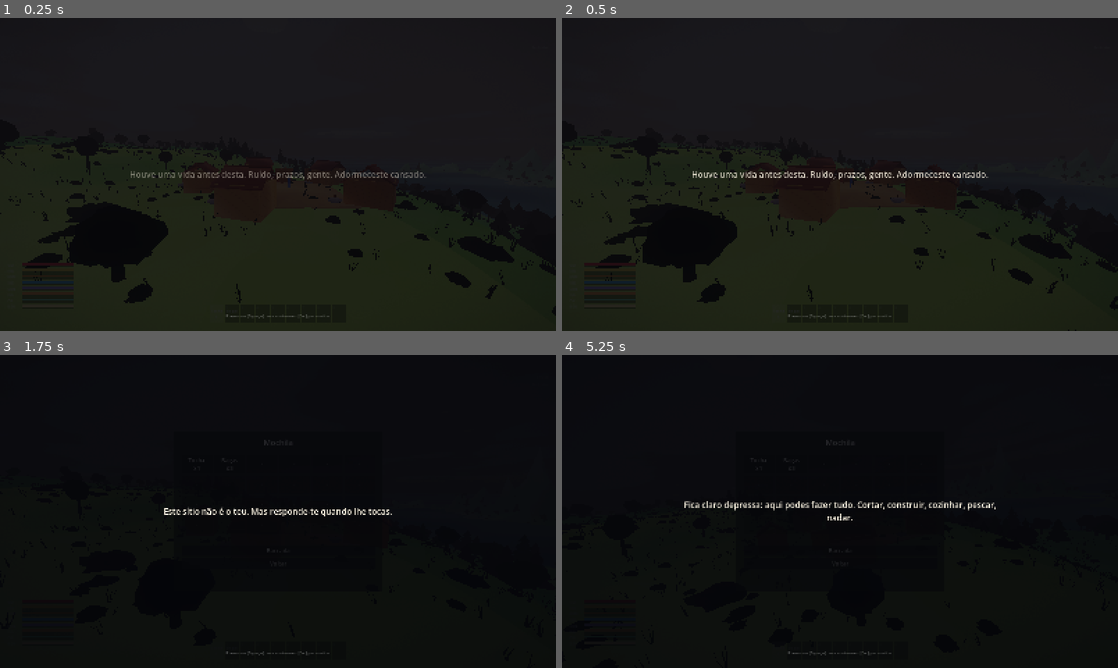
Above: before the commit, frames 1-4 (two rows, left to right).
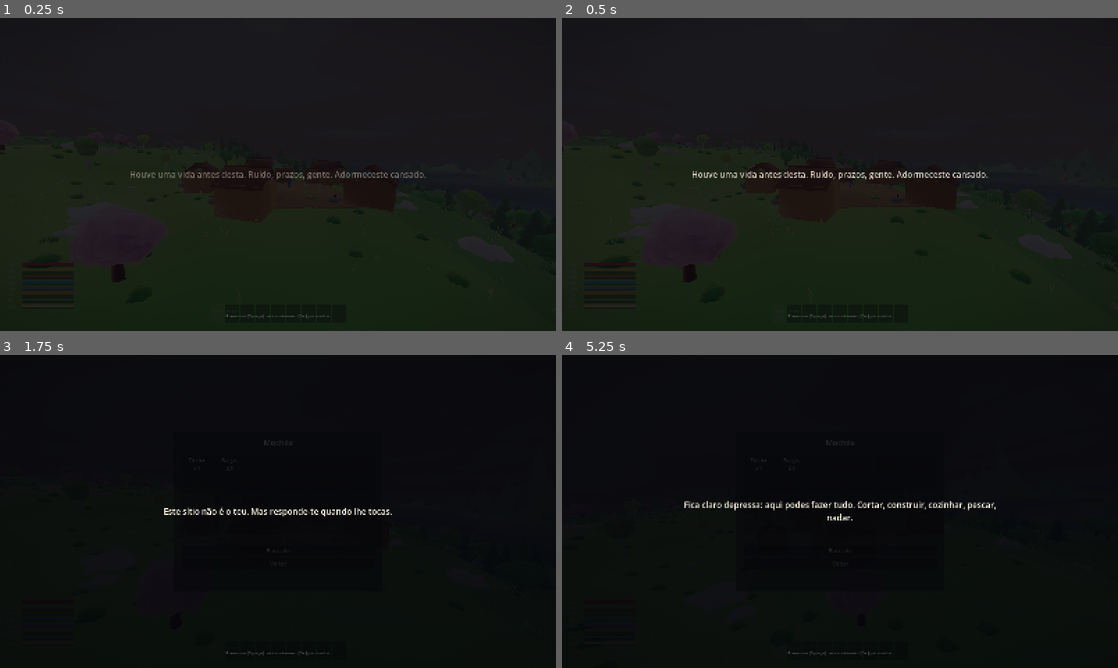
Above: after the commit, the same moments.

Repository: edmundo738/Blessed
Game: Godot game, scene res://scenes/main.tscn
Two runs of this game, one before a commit and one after it. Both use one fixed random seed, a clock stepped at 60 frames per second and the inputs below.
Inputs (mouse positions are in pixels of both pictures, inside the frame that each line leads up to):
- Up to frame 1 (0.25 s): no input
- Up to frame 2 (0.5 s): no input
- Up to frame 3 (1.75 s): tap Enter at 0.5 s; move the mouse to (400, 495) at 0.52 s; press the mouse at (400, 495) at 0.53 s; hold E (lean_right) 0.53-1.28 s; tap Space (jump) at 0.77, 1.52 s; move the mouse to (166, 527) at 1.27 s; release the mouse at (166, 527) at 1.28 s; hold S (move_back) from 1.28 s (still down); tap Tab (bag) at 1.35 s; click (166, 527) at 1.55 s
- Up to frame 4 (5.25 s): release S (move_back) at 2 s; click "Tocha x1" at 2 s; click "Bagas x3" at 2.75 s; click "Bancada" at 3.5 s; click "Voltar" at 4.25 s; tap Space (jump) at 5 s; move the mouse to (895, 442) at 5.02 s; hold E (lean_right) from 5.03 s (still down); hold B (build) from 5.03 s (still down)

The runs differ from the first frame. In frame 1, 4.2% of the frame differs, in the area x 0-100%, y 32-94%; in frame 2, 4.2%; in frame 3, less than 0.1%; in frame 4, less than 0.1%.

Commit message:
fix(render): causas reais do raio-X e da vegetação preta — winding Godot (mesh_kit/chunk), MultiMesh use_colors+instance_color WHITE, cull_disabled só folhagem, selftest atualizado, save_data guarda harvest_state
Co-authored-by: arena-agent <297053741+arena-agent@users.noreply.github.com>

Diff:
--- a/scripts/world/chunk.gd
+++ b/scripts/world/chunk.gd
@@ -109,8 +109,8 @@
 			var b := j * n + i + 1
 			var c := (j + 1) * n + i + 1
 			var d := (j + 1) * n + i
-			st.add_index(a); st.add_index(c); st.add_index(b)
-			st.add_index(a); st.add_index(d); st.add_index(c)
+			st.add_index(a); st.add_index(b); st.add_index(c)
+			st.add_index(a); st.add_index(c); st.add_index(d)
 
 	# 3) SEM SAIA.
 	#    A saia (parede vertical à volta do chunk) foi removida. Medida com
@@ -338,10 +338,12 @@
 	var mm := MultiMesh.new()
 	mm.transform_format = MultiMesh.TRANSFORM_3D
 	mm.use_custom_data = true
+	mm.use_colors = true  # sem isto a cor de vértice é multiplicada por 0 => preto
 	mm.mesh = mesh
 	mm.instance_count = t.size()
 	for i in t.size():
 		mm.set_instance_transform(i, t[i])
+		mm.set_instance_color(i, Color.WHITE)
 		var tint: Color = c[i]
 		mm.set_instance_custom_data(i, Color(tint.r, tint.g, tint.b, float(b["fade"])))
 	b["mm"] = mm
@@ -365,11 +367,13 @@
 	var mm := MultiMesh.new()
 	mm.transform_format = MultiMesh.TRANSFORM_3D
 	mm.use_custom_data = true
+	mm.use_colors = true  # sem isto a cor de vértice é multiplicada por 0 => preto
 	mm.mesh = mesh
 	mm.instance_count = t.size()
 	var fade: float = [30.0, 55.0, 85.0][clampi(grass_quality, 0, 2)]
 	for i in t.size():
 		mm.set_instance_transform(i, t[i])
+		mm.set_instance_color(i, Color.WHITE)
 		var col: Color = c[i]
 		mm.set_instance_custom_data(i, Color(col.r, col.g, col.b, fade))
 	var inst := MultiMeshInstance3D.new()
--- a/scripts/world/mesh_kit.gd
+++ b/scripts/world/mesh_kit.gd
@@ -20,7 +20,8 @@
 ## Triângulo com a winding corrigida para o lado de `hint`.
 static func tri(st: SurfaceTool, a: Vector3, b: Vector3, c: Vector3, hint: Vector3) -> void:
 	var n := (b - a).cross(c - a)
-	if n.dot(hint) < 0.0:
+	# Godot: frente = sentido HORÁRIO; (b-a)x(c-a) é o normal anti-horário => inverter se aponta para `hint`
+	if n.dot(hint) > 0.0:
 		st.add_vertex(a); st.add_vertex(c); st.add_vertex(b)
 	else:
 		st.add_vertex(a); st.add_vertex(b); st.add_vertex(c)
--- a/scripts/world/world.gd
+++ b/scripts/world/world.gd
@@ -347,7 +347,7 @@
 
 
 func save_data() -> Dictionary:
-	return {"seed": Game.world_seed}
+	return {"seed": Game.world_seed, "harvest_state": harvest_state}
 
 
 func load_data(_d: Dictionary) -> void:
--- a/shaders/toon_structure.gdshader
+++ b/shaders/toon_structure.gdshader
@@ -3,7 +3,7 @@
 // A base de luz e IDENTICA ao toon_terrain (ja provada em Forward+ e Compatibility);
 // o que muda e o fragment(), que acrescenta pranchas e variacao para as casas nao
 // parecerem caixas de cor lisa. Sem vento, sem ALPHA (nunca vai para o passe transparente).
-render_mode specular_disabled, cull_disabled;
+render_mode specular_disabled;
 
 uniform vec3 sun_dir = vec3(-0.4, 0.8, 0.3);
 uniform vec4 shadow_tint : source_color = vec4(0.54, 0.56, 0.86, 1.0);
--- a/shaders/toon_terrain.gdshader
+++ b/shaders/toon_terrain.gdshader
@@ -1,7 +1,7 @@
 shader_type spatial;
 // Terreno anime: bandas de luz analíticas + sombra projetada real do motor.
 // Funciona em Forward+ e em Compatibility (não usa nenhuma feature exclusiva).
-render_mode specular_disabled, cull_disabled;
+render_mode specular_disabled;
 
 uniform vec3 sun_dir = vec3(-0.4, 0.8, 0.3);
 uniform vec4 shadow_tint : source_color = vec4(0.56, 0.60, 0.90, 1.0);
--- a/tests/selftest.gd
+++ b/tests/selftest.gd
@@ -293,7 +293,8 @@
 			if gn.length_squared() < 1e-12:
 				continue
 			gn = gn.normalized()
-			if gn.y <= 0.0:
+			# Godot: frente = horário => normal (b-a)x(c-a) aponta para BAIXO quando a face olha para cima
+			if gn.y >= 0.0:
 				down += 1
 		check("chão tem as faces viradas para cima", down == 0, "%d viradas ao contrário" % down)
 	else:
@@ -320,8 +321,9 @@
 	# REGRESSÃO DO RAIO-X #2: as faces exteriores têm de ser desenhadas.
 	# Com cull_back, qualquer winding virado cortava a face de fora e o jogador
 	# via o interior (o sintoma reportado em terreno/casas/arvores).
-	# cull_disabled garante as duas faces, independente do renderer.
-	for path in ["res://shaders/toon_terrain.gdshader", "res://shaders/toon_foliage.gdshader"]:
+	# (terreno e estruturas usam cull normal: o winding agora é o do Godot; só a
+	#  folhagem/relva, que são lâminas de dupla face, precisa de cull_disabled)
+	for path in ["res://shaders/toon_foliage.gdshader"]:
 		var code := str(FileAccess.get_file_as_string(path))
 		check("faces exteriores visíveis (%s)" % str(path).get_file(),
 			"cull_disabled" in code)
